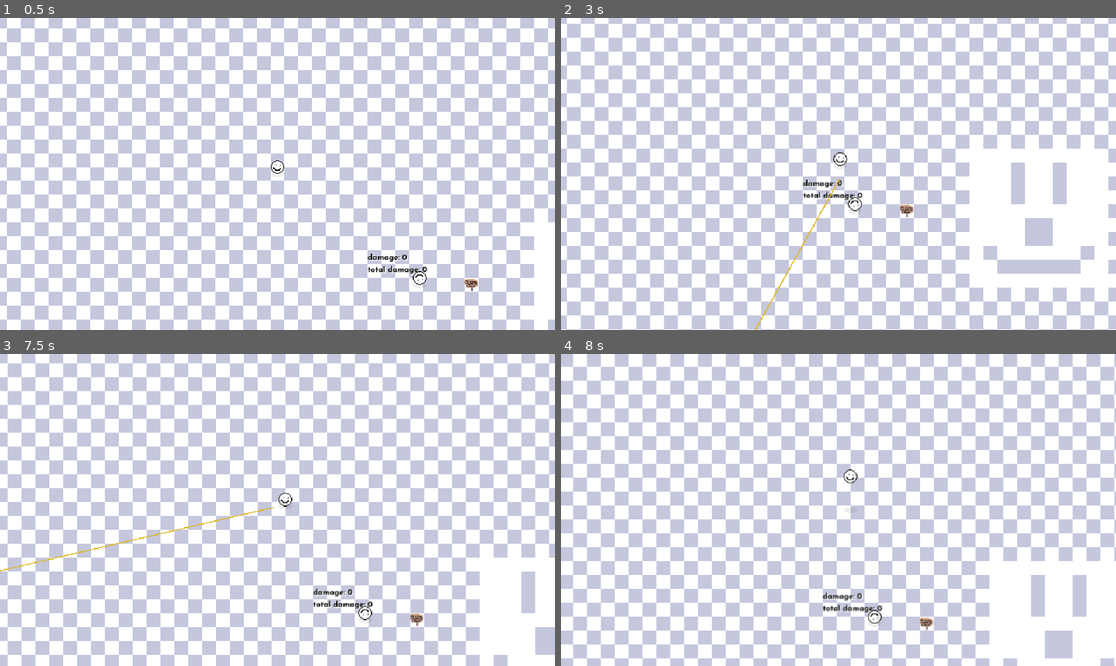
Above: before the commit, frames 1-4 (two rows, left to right).
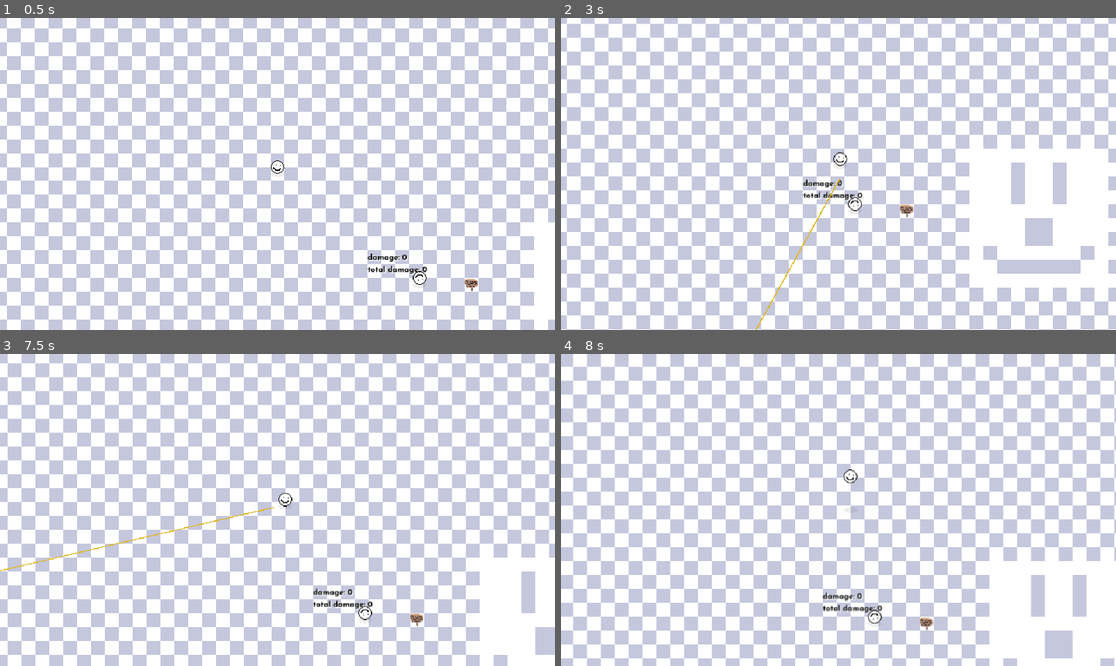
Above: after the commit, the same moments.

Repository: chris-pitre/Space-Cowboy
Game: Godot game, scene res://scenes/main.tscn
Two runs of this game, one before a commit and one after it. Both use one fixed random seed, a clock stepped at 60 frames per second and the inputs below.
Inputs (mouse positions are in pixels of both pictures, inside the frame that each line leads up to):
- Up to frame 1 (0.5 s): no input
- Up to frame 2 (3 s): tap Enter at 0.5 s; move the mouse to (960, 158) at 0.52 s; hold D (move_right) 0.53-1.28 s; click (960, 158) at 0.6 s; tap Space (jump) at 0.77, 1.52 s; move the mouse to (727, 189) at 1.27 s; hold S (move_down) 1.28-2.03 s; tap F (interact) at 1.35 s; move the mouse to (894, 105) at 2.02 s; hold D (move_right) 2.03-2.78 s; hold Ctrl (walk) 2.03-2.78 s; move the mouse to (810, 236) at 2.77 s; hold W (move_up) from 2.78 s (still down); click (810, 236) at 2.85 s
- Up to frame 3 (7.5 s): tap Space (jump) at 3.02, 3.77, 4.52, 6.02, 6.77 s; move the mouse to (444, 556) at 3.52 s; release W (move_up) at 3.53 s; hold A (move_left) 3.53-5.03 s; tap F (interact) at 3.6, 5.85 s; move the mouse to (111, 463) at 4.27 s; tap Ctrl (walk) at 4.35 s; move the mouse to (305, 510) at 5.02 s; hold S (move_down) 5.03-5.78 s; click (305, 510) at 5.1 s; move the mouse to (194, 432) at 5.77 s; hold D (move_right) 5.78-6.53 s; move the mouse to (399, 494) at 6.52 s; hold W (move_up) 6.53-7.28 s; hold Ctrl (walk) 6.53-7.28 s; move the mouse to (166, 525) at 7.27 s; hold D (move_right) from 7.28 s (still down); click (166, 525) at 7.35 s
- Up to frame 4 (8 s): keep holding D (move_right); tap Space (jump) at 7.52 s

Frame 1 is identical in both runs. In frame 2, less than 0.1% of the frame differs, in the area x 34-50%, y 52-100%; in frame 3, less than 0.1%; in frame 4, nothing differs.

Commit message:
added random bullet spread

Diff:
--- a/scenes/actors/player/states/player_shooting.gd
+++ b/scenes/actors/player/states/player_shooting.gd
@@ -5,8 +5,11 @@
 
 ## When this state is entered
 func enter() -> void:
-	var mouse_pos = actor.get_local_mouse_position().normalized() * 4096
-	var hitscan = PhysicsRayQueryParameters2D.create(actor.position, actor.to_global(mouse_pos))
+	var bullet_direction = actor.get_local_mouse_position().normalized() * 4096
+	var spread = randf_range(-0.0075, 0.0075)
+	if state_machine.last_state != state_machine.states["Walking"] or state_machine.last_state != state_machine.states["Idle"]:
+		bullet_direction = bullet_direction.rotated(spread)
+	var hitscan = PhysicsRayQueryParameters2D.create(actor.position, actor.to_global(bullet_direction))
 	hitscan.exclude = [self]
 	var result = actor.space.intersect_ray(hitscan)
 
@@ -17,7 +20,7 @@
 		if result.collider.has_method("is_hit"):
 			result.collider.is_hit(1)
 	else:
-		bullet.animate(-actor.to_local(Vector2.ZERO), mouse_pos)
+		bullet.animate(-actor.to_local(Vector2.ZERO), bullet_direction)
 
 	state_machine.next_state = state_machine.last_state
 
